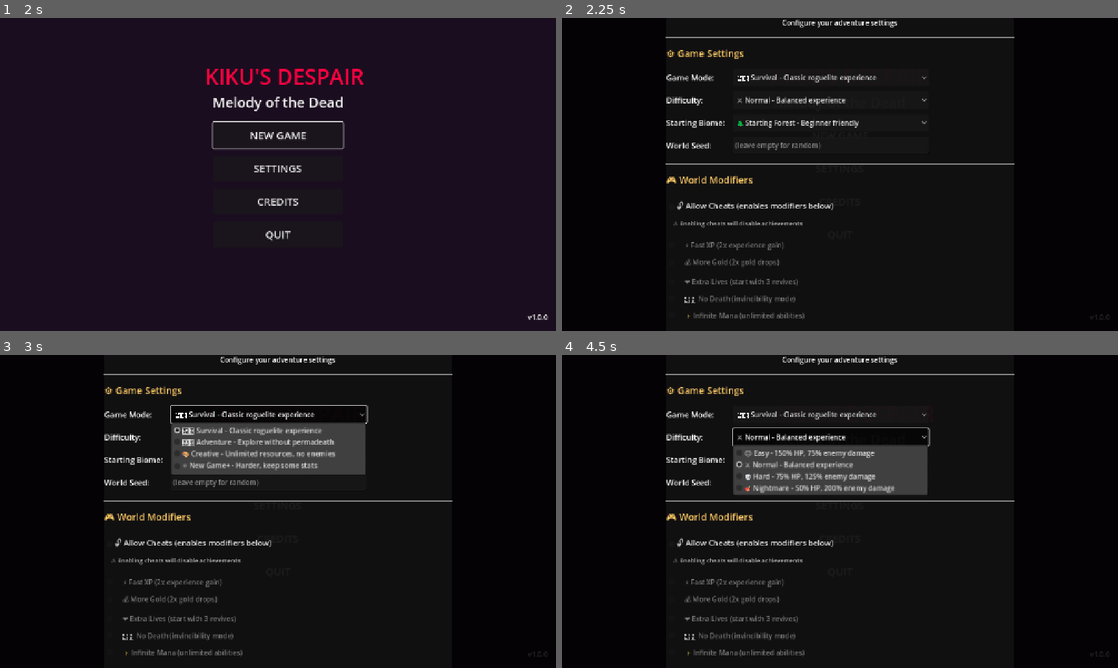
Above: before the commit, frames 1-4 (two rows, left to right).
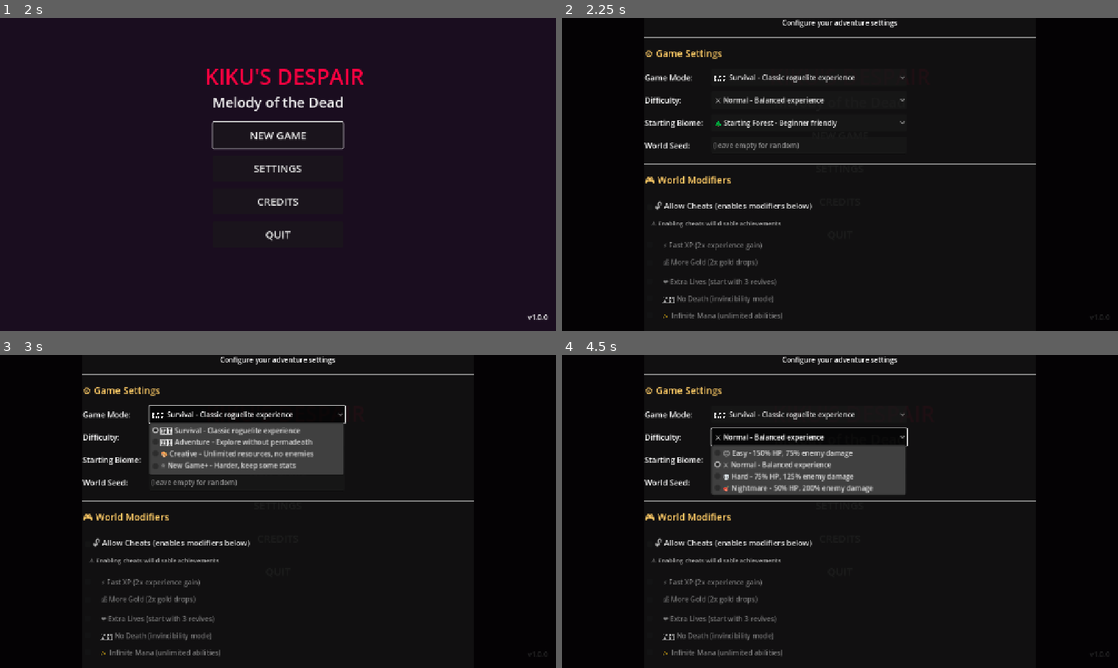
Above: after the commit, the same moments.

Repository: HoangAnhWilliam/Rescue-the-idol-godot
Game: Godot game, scene res://scenes/ui/main_menu.tscn
Two runs of this game, one before a commit and one after it. Both use one fixed random seed, a clock stepped at 60 frames per second and the inputs below. Sound files missing from this copy of the repository are replaced by a short silence.
Inputs:
- Up to frame 1 (2 s): click "NEW GAME" at 0.5 s; click "NEW GAME" at 1.25 s
- Up to frame 2 (2.25 s): click "SLOT 1 [EMPTY]" at 2 s
- Up to frame 3 (3 s): click "🗡️ Survival - Classic rogueli…" at 2.75 s
- Up to frame 4 (4.5 s): click "🗡️ Survival - Classic rogueli…" at 3.5 s; click "⚔️ Normal - Balanced experien…" at 4.25 s

Frame 1 is identical in both runs. In frame 2, 4.3% of the frame differs, in the area x 14-86%, y 6-97%; in frame 3, 6.3%; in frame 4, 6.3%.

Commit message:
fix: Increase World Creation Dialog size to show Save/Close buttons
PROBLEM:
- Save and Close buttons were not visible
- Panel height was too small (700px) for all content
- Buttons were cut off below the visible area

SOLUTION:
- Increased panel width: 800px → 900px (offset -400 to 400 → -450 to 450)
- Increased panel height: 700px → 800px (offset -350 to 350 → -400 to 400)
- Now all content fits including buttons at bottom

RESULT:
- Users can now see and click Save/Close buttons
- Dialog is 900x800 pixels centered on screen

Changes:
- scenes/ui/world_creation_settings.tscn:24-27: Updated panel offsets

Diff:
--- a/scenes/ui/world_creation_settings.tscn
+++ b/scenes/ui/world_creation_settings.tscn
@@ -21,10 +21,10 @@
 anchor_top = 0.5
 anchor_right = 0.5
 anchor_bottom = 0.5
-offset_left = -400.0
-offset_top = -350.0
-offset_right = 400.0
-offset_bottom = 350.0
+offset_left = -450.0
+offset_top = -400.0
+offset_right = 450.0
+offset_bottom = 400.0
 grow_horizontal = 2
 grow_vertical = 2
 
